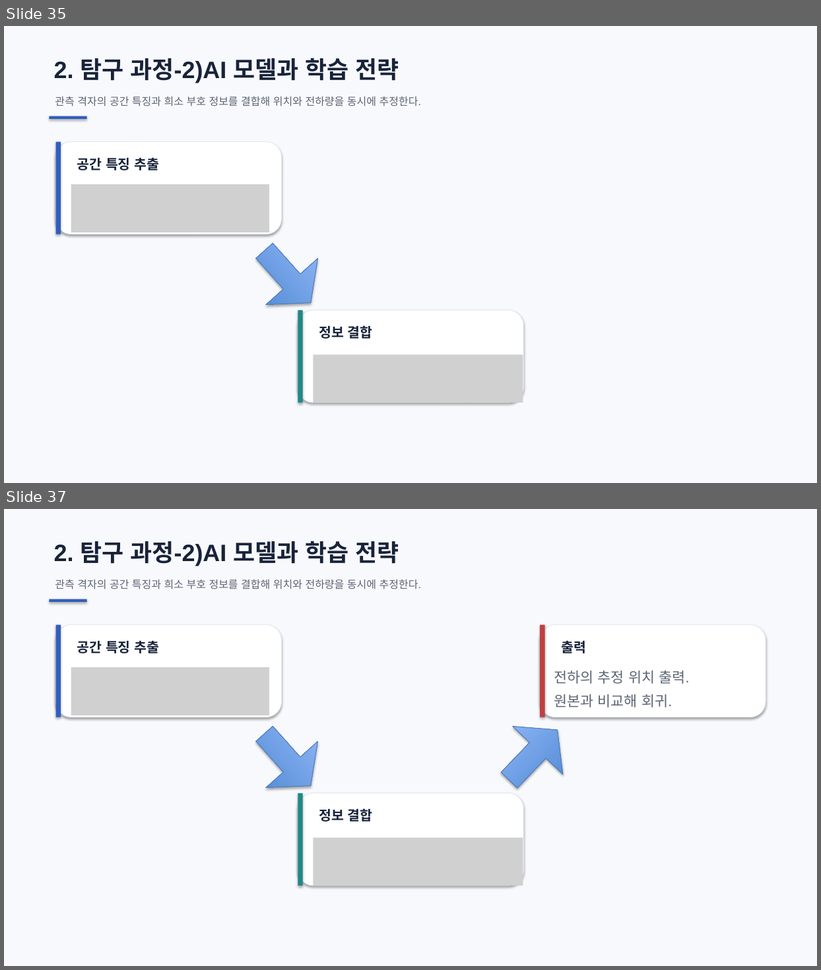
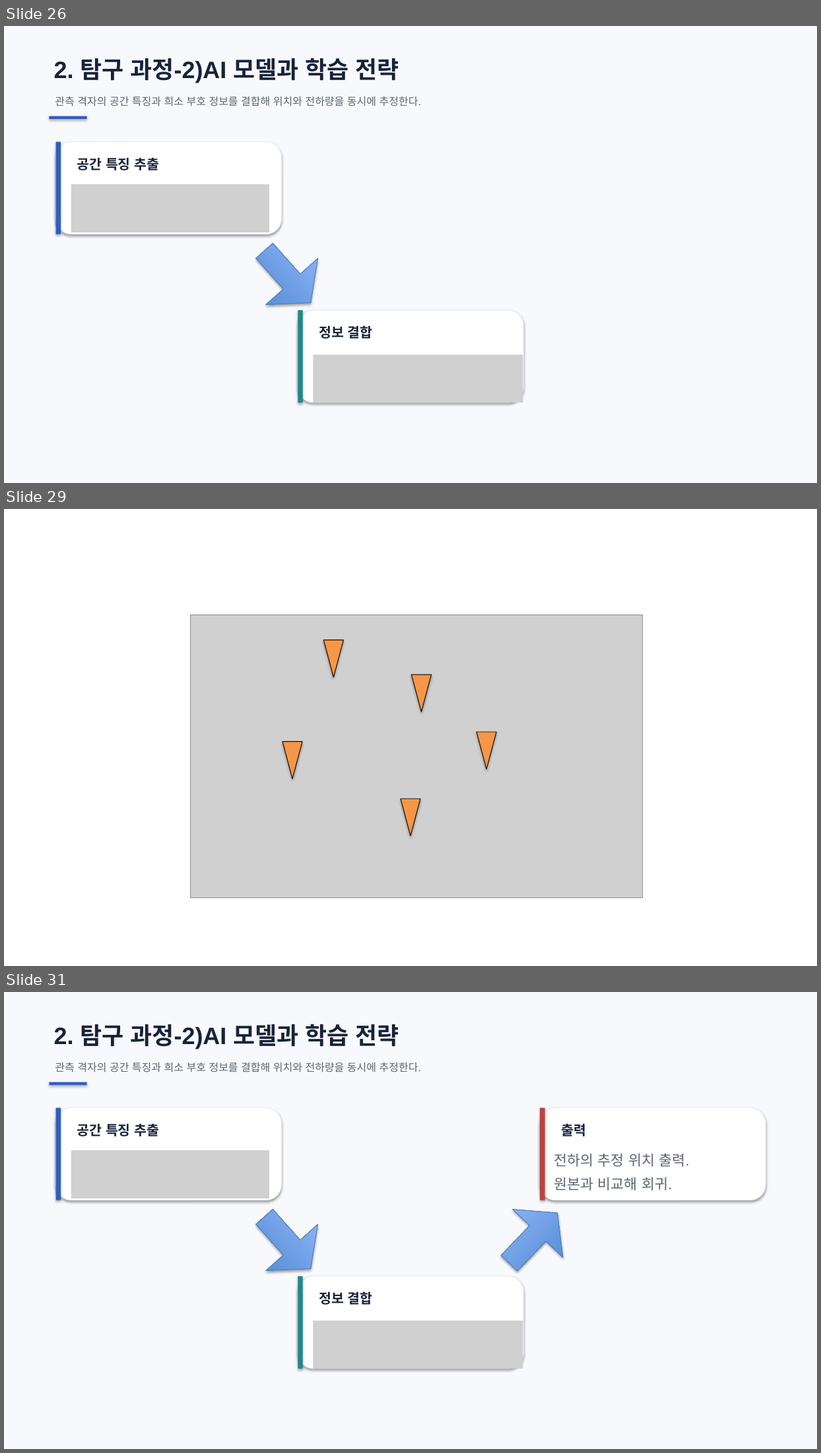
Before and after one commit to ohyunu525/KK-AI, a slide deck: Documents/보고서 파일.pptx. Shown one above the other, each under a label of ours: slides 35 and 37 before the commit, slides 26, 29 and 31 after it; the slides between them are not shown. The pictures are 821x970 and 821x1453 pixels, drawn with LibreOffice and Linux fonts; fonts in the diff are those of the drawing; grey boxes stand for pictures; background and template pictures are left out. Boxes give left, top, right and bottom in pixels: in the first picture for what was removed or moved away, otherwise in the second. Text is boxed around its words. In the diff, an @@ line names an element or a change of style, - is before the commit and + after.

```diff
--- a/Documents/보고서 파일.pptx
+++ b/Documents/보고서 파일.pptx
@@ slide 29 added at [4,509,817,966], background picture (left out) @@
@@ picture added at [191,615,644,898] @@
@@ flow chart merge added at [323,640,344,677], fill #F79646, outline #000000 0.75 pt @@
@@ flow chart merge added at [411,675,432,712], fill #F79646, outline #000000 0.75 pt @@
@@ flow chart merge added at [283,742,303,779], fill #F79646, outline #000000 0.75 pt @@
@@ flow chart merge added at [477,732,497,770], fill #F79646, outline #000000 0.75 pt @@
@@ flow chart merge added at [401,799,420,836], fill #F79646, outline #000000 0.75 pt @@
@@ what was slide 35 is now slide 26 @@
@@ what was slide 37 is now slide 31 @@
```
Also in this commit, not shown: 5 slides changed, 4 other slides added, 11 slides removed, 1 other file.
